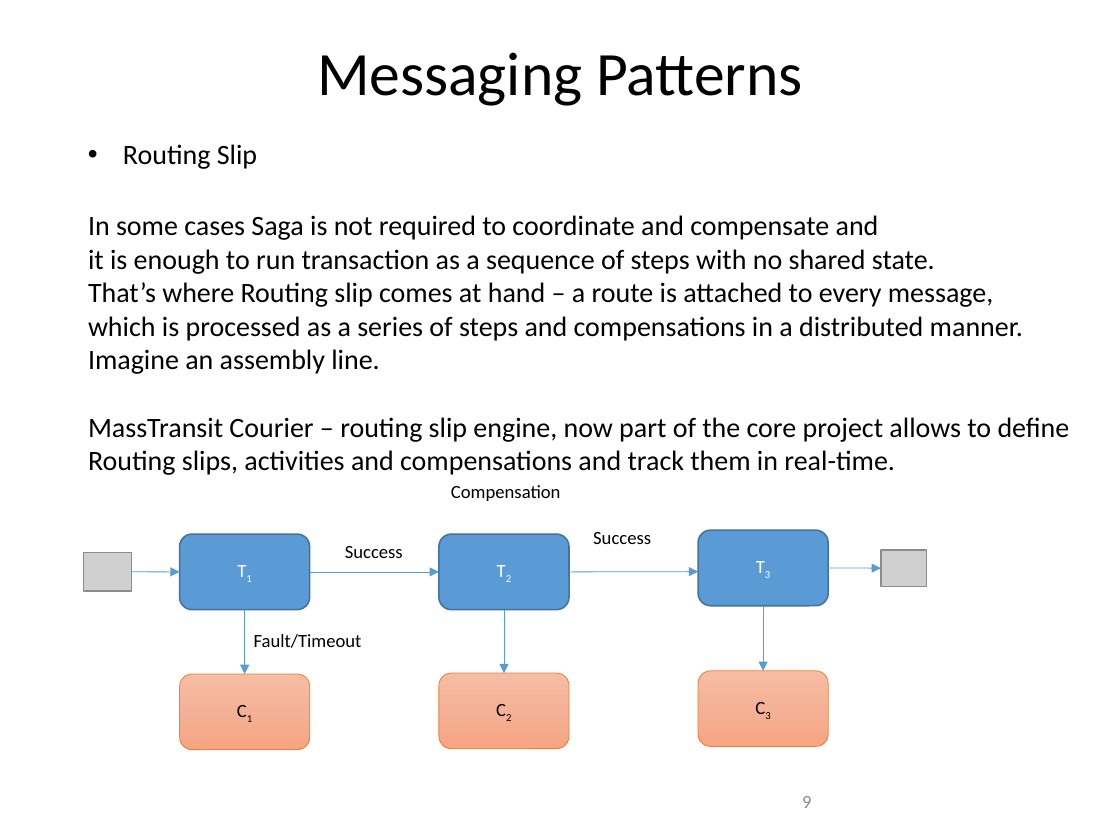
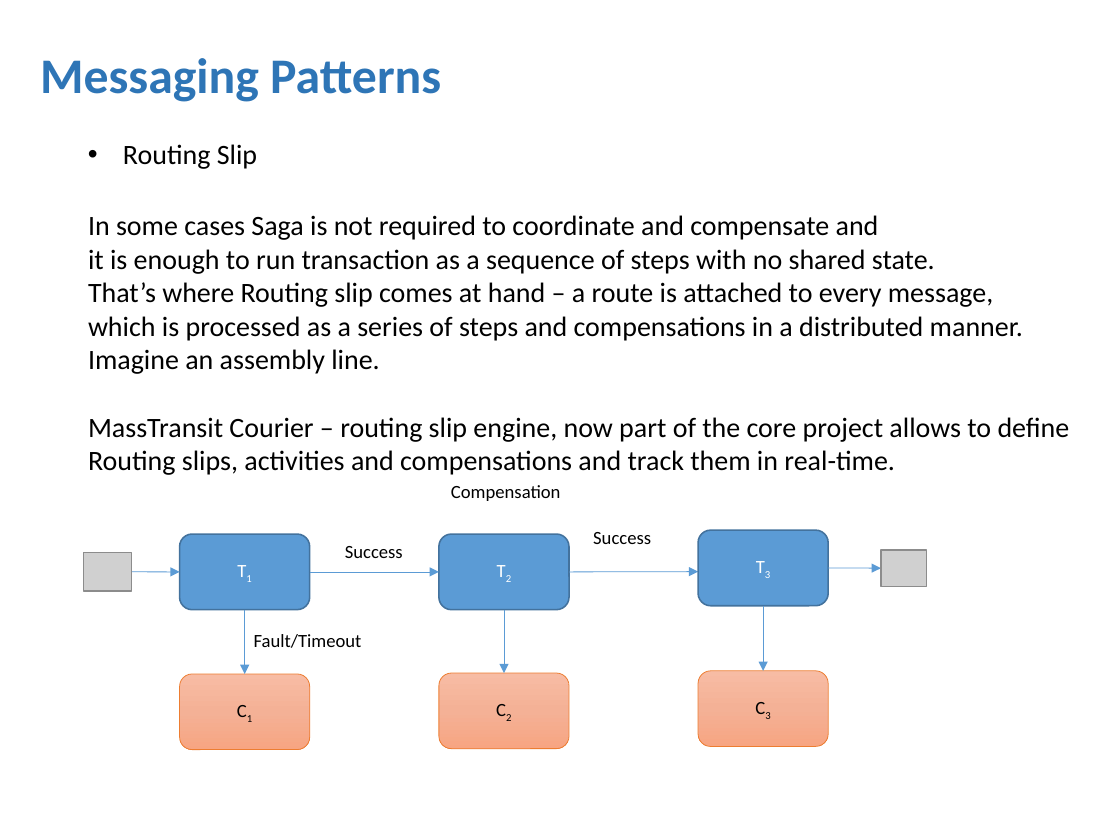
Before and after one commit to amichel/PaymentsGateway.MassTransit.Demo, a slide deck: slide 9 of Presentation/Service Bus Integration Patterns.pptx. Drawn at 1120x840 pixels with LibreOffice and Linux fonts; fonts in the diff are those of the drawing; grey boxes stand for pictures; background and template pictures are left out. Boxes give left, top, right and bottom in pixels: in the first picture for what was removed or moved away, otherwise in the second. Text is boxed around its words. In the diff, an @@ line names an element or a change of style, - is before the commit and + after.

```diff
--- a/Presentation/Service Bus Integration Patterns.pptx
+++ b/Presentation/Service Bus Integration Patterns.pptx
@@ text "Messaging Patterns": place and size @@
-text "Messaging Patterns" at [317, 52, 802, 106]
+text "Messaging Patterns" at [40, 58, 441, 102]
@@ text "Messaging Patterns" at [40, 58, 441, 102]: size 39.6 to 32 pt, text colour #000000 to #2E75B6, bold on; alignment centre to left @@
@@ page number removed at [802, 796, 811, 808] @@
-9
```
Also in this commit, not shown: 14 other slides changed, 1 slide added, 2 slides removed, 2 other files.
